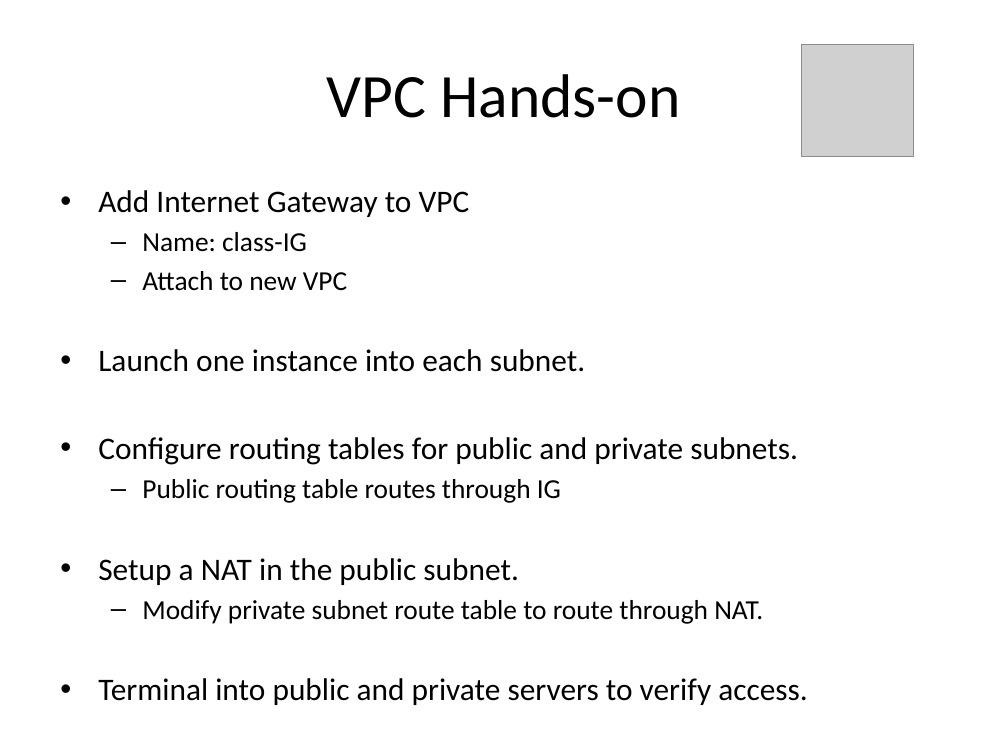
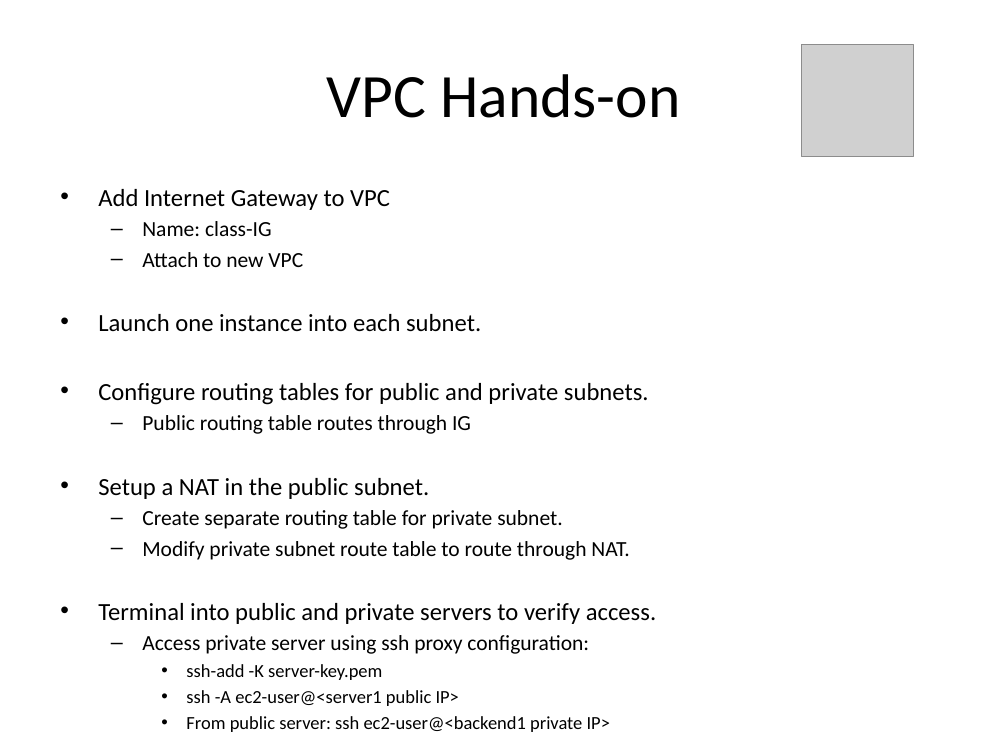
Before and after one commit to jasondbaker/infrastructure-class, a slide deck: slide 27 of lectures/infrastructure-week-5.pptx. Drawn at 1008x756 pixels with LibreOffice and Linux fonts; fonts in the diff are those of the drawing; grey boxes stand for pictures. Boxes give left, top, right and bottom in pixels: in the first picture for what was removed or moved away, otherwise in the second. Text is boxed around its words. In the diff, an @@ line names an element or a change of style, - is before the commit and + after.

```diff
--- a/lectures/infrastructure-week-5.pptx
+++ b/lectures/infrastructure-week-5.pptx
@@ text at [98, 189, 656, 624]: size 22.4 to 17.6 pt in "Add Internet Gateway to VPC", "Launch one instance into each subnet.", "Configure routing tables for public and private ...", "Setup a NAT in the public subnet." and 1 more places; size 19.6 to 15.4 pt in "Name: class-IG", "Attach to new VPC", "Public routing table routes through IG", "Modify private subnet route table to route ..." @@
@@ text at [142, 510, 562, 529]: paragraph added @@
+  – Create separate routing table for private subnet.
@@ text at [142, 635, 610, 732]: paragraphs added @@
+  – Access private server using ssh proxy configuration:
+    • ssh-add -K server-key.pem
+    • ssh -A ec2-user@<server1 public IP>
+    • From public server: ssh ec2-user@<backend1 private IP>
```
Also in this commit, not shown: 2 other files.
